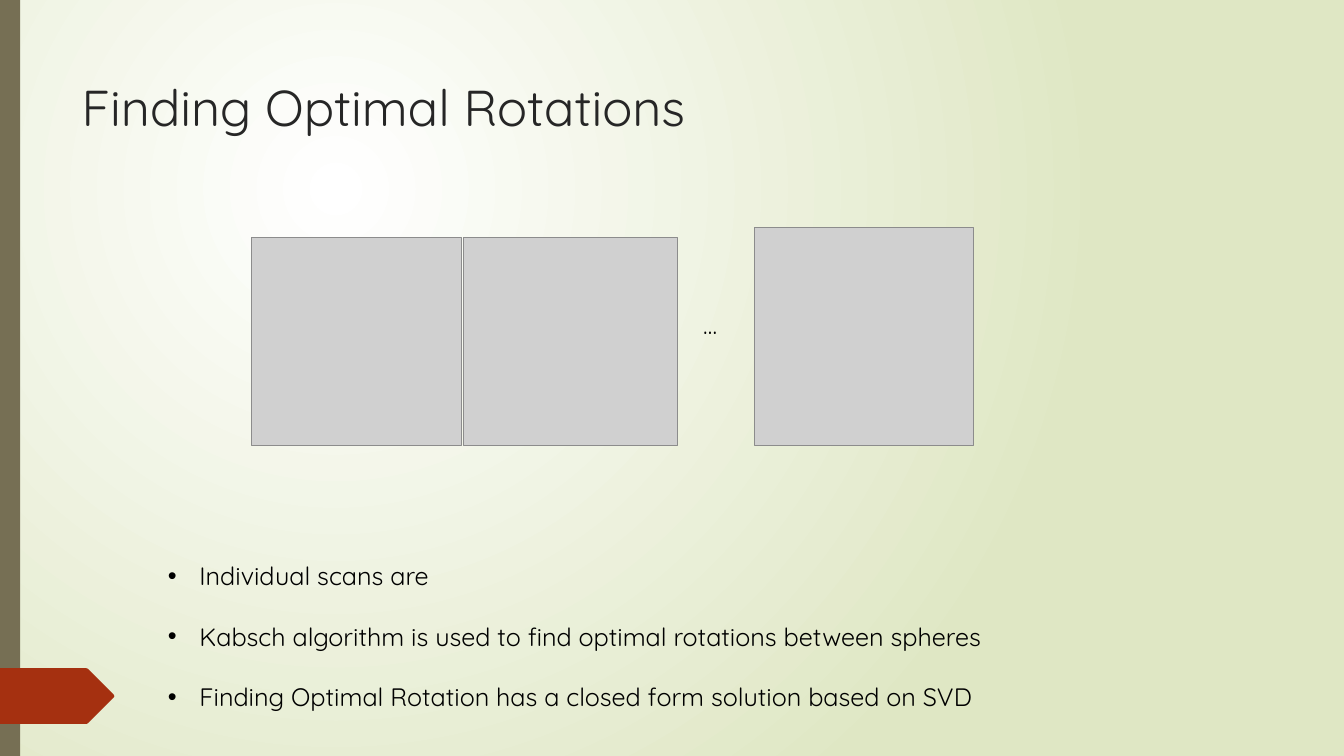
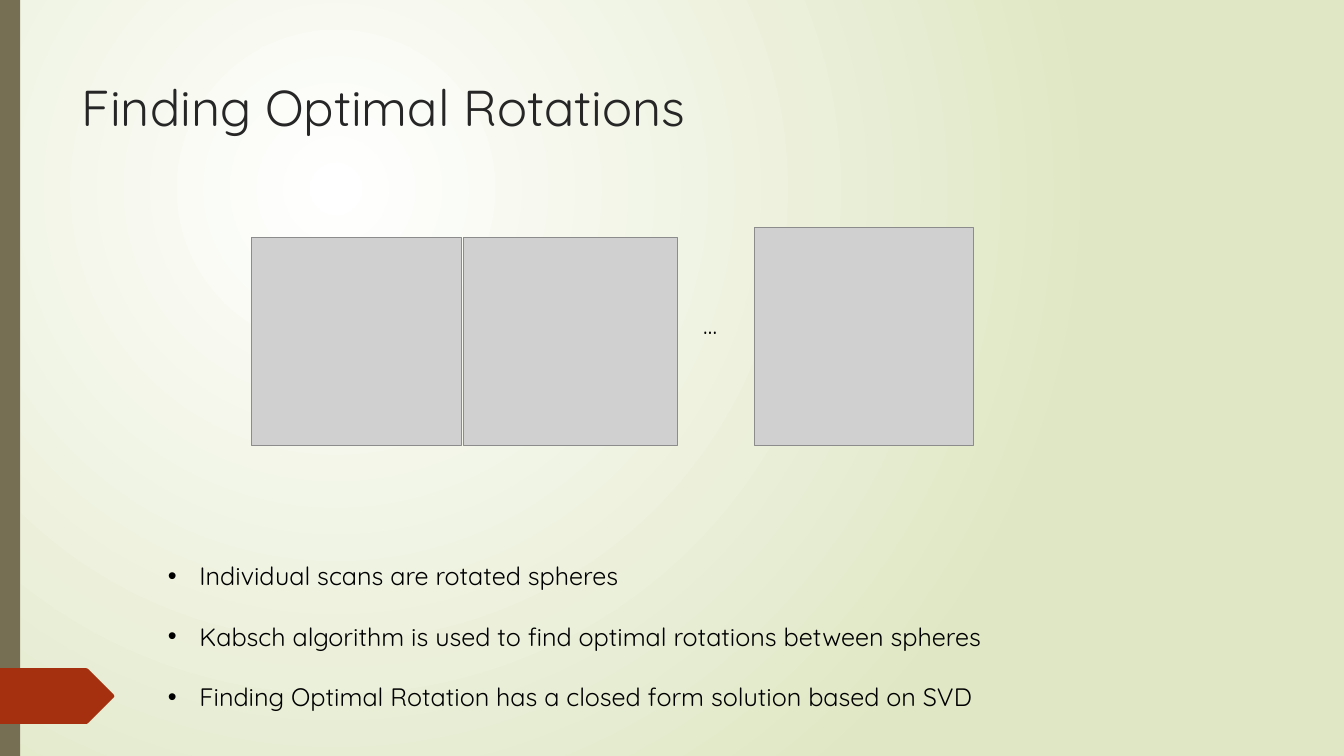
Before and after one commit to ajoshiusc/cortical_parcellation, a slide deck: slide 4 of docs/brain_sync.pptx. Drawn at 1344x756 pixels with LibreOffice and Linux fonts; fonts in the diff are those of the drawing; grey boxes stand for pictures. Boxes give left, top, right and bottom in pixels: in the first picture for what was removed or moved away, otherwise in the second. Text is boxed around its words. In the diff, an @@ line names an element or a change of style, - is before the commit and + after.

Commit message:
update

```diff
--- a/docs/brain_sync.pptx
+++ b/docs/brain_sync.pptx
@@ text at [199,566,618,590]: text changed @@
-• Individual scans are
+• Individual scans are rotated spheres
```
Also in this commit, not shown: 1 slide added.
